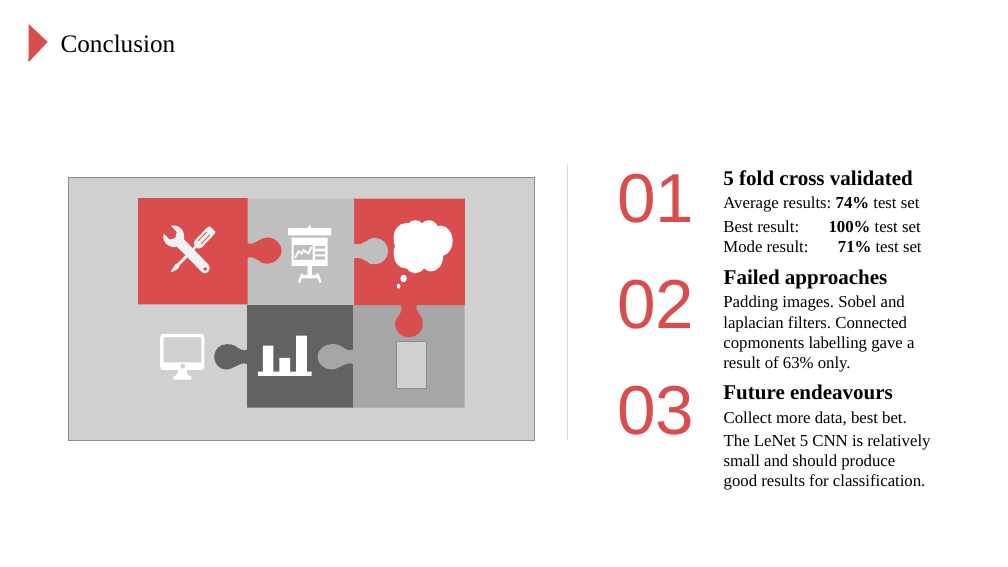
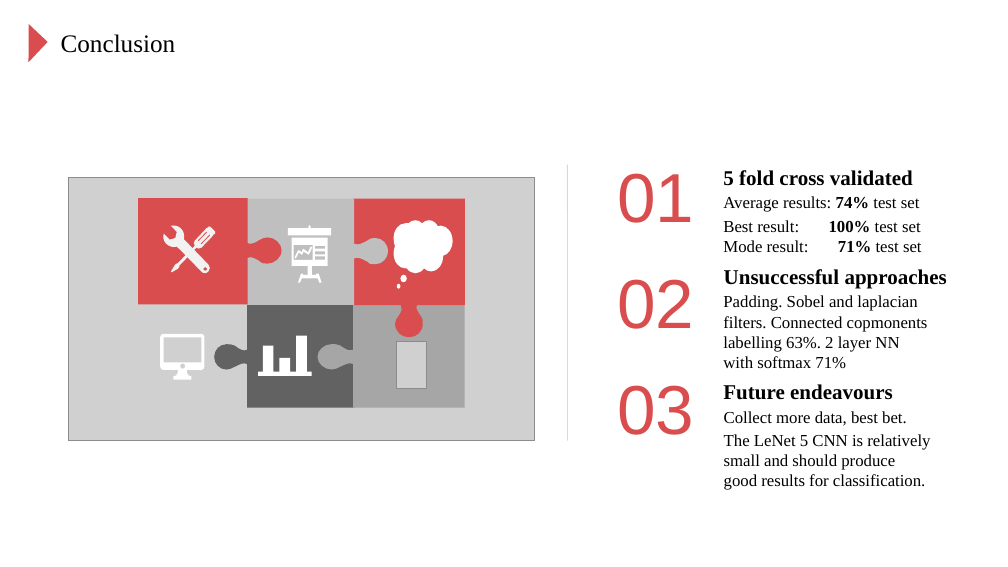
Before and after one commit to MubashirullahD/road-sign-dataset, a slide deck: slide 3 of Why this approach.pptx. Drawn at 1008x567 pixels with LibreOffice and Linux fonts; fonts in the diff are those of the drawing; grey boxes stand for pictures. Boxes give left, top, right and bottom in pixels: in the first picture for what was removed or moved away, otherwise in the second. Text is boxed around its words. In the diff, an @@ line names an element or a change of style, - is before the commit and + after.

Commit message:
Add files via upload
Mention NN

```diff
--- a/Why this approach.pptx
+++ b/Why this approach.pptx
@@ text at <box>724,269,947,289</box>: text changed @@
-Failed approaches
+Unsuccessful approaches
@@ text at <box>723,295,928,369</box>: text changed @@
-Padding images. Sobel and laplacian filters. Connected copmonents labelling gave a result of 63% only.
+Padding. Sobel and laplacian filters. Connected copmonents labelling 63%. 2 layer NN with softmax 71%
```
